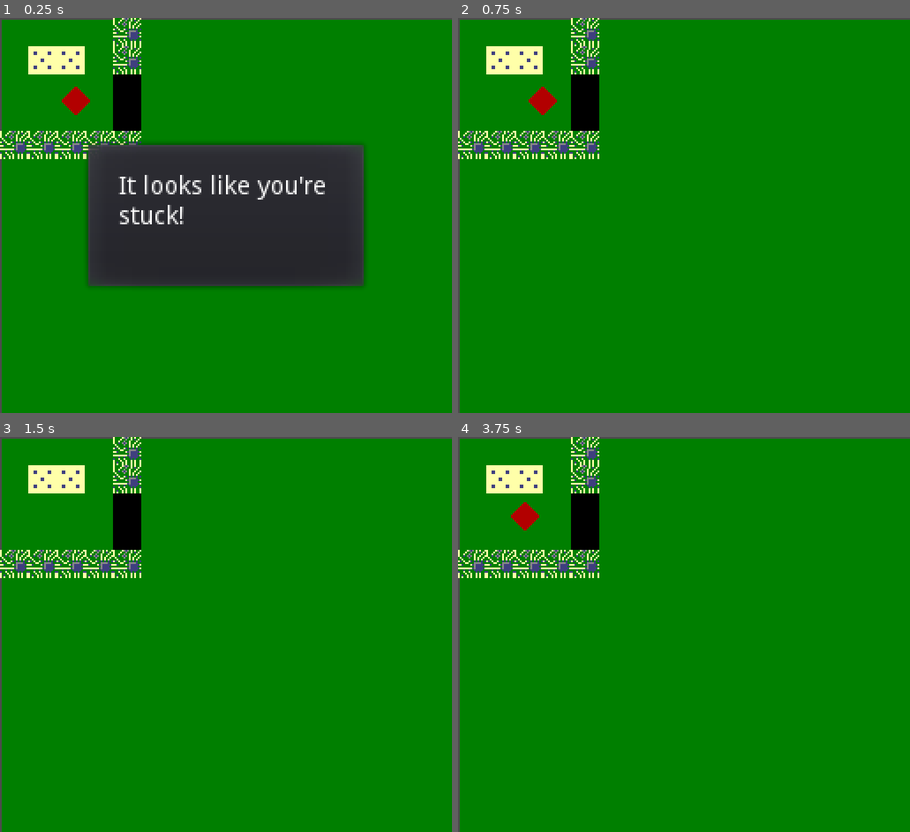
Above: before the commit, frames 1-4 (two rows, left to right).
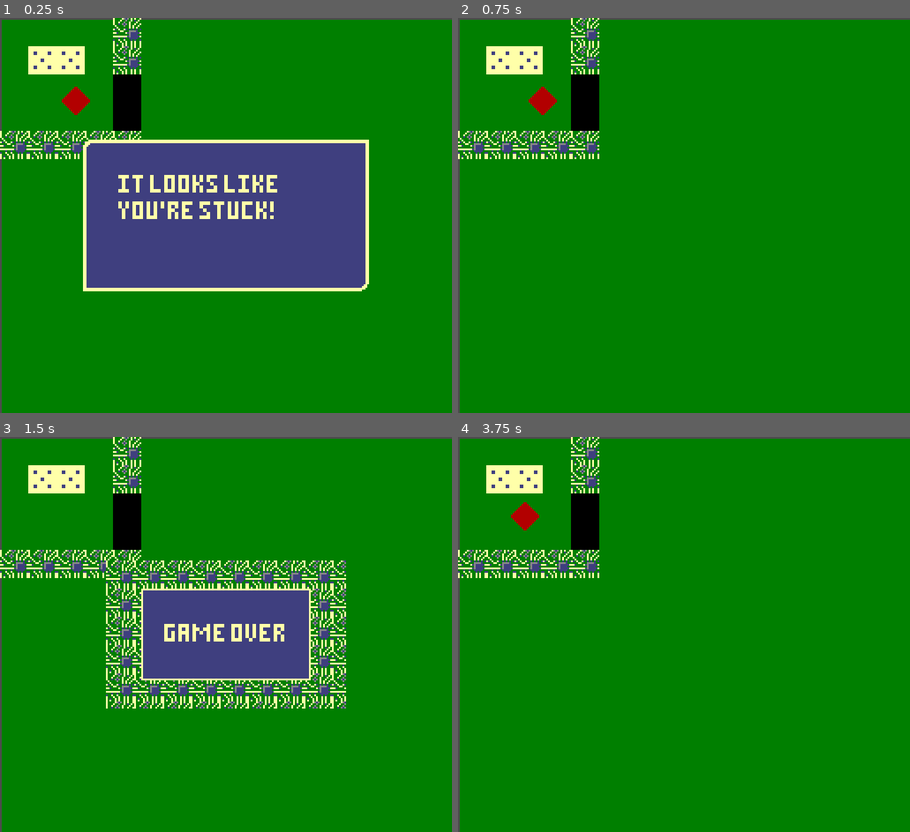
Above: after the commit, the same moments.

Repository: jonathandavidlewis/pair-programming-jam-00
Game: Godot game, scene res://src/Level001.tscn
Same seed, same stepped clock (60 frames per second), same inputs: the game is played once before the commit and once after it. This scene is started directly instead of the project's main scene. Sound files missing from this copy of the repository are replaced by a short silence.
Inputs:
- Up to frame 1 (0.25 s): no input
- Up to frame 2 (0.75 s): tap Enter (ui_accept) at 0.5 s; hold Right (ui_right) from 0.53 s (still down)
- Up to frame 3 (1.5 s): tap Enter (ui_accept) at 0.77 s; release Right (ui_right) at 1.28 s; hold Down (ui_down) from 1.28 s (still down)
- Up to frame 4 (3.75 s): tap Enter (ui_accept) at 1.52, 2, 3.02, 3.5 s; release Down (ui_down) at 2.03 s; hold Right (ui_right) 2.03-2.78 s; hold Up (ui_up) 2.78-3.53 s; hold Left (ui_left) from 3.53 s (still down)

The runs differ from the first frame. In frame 1, 24% of the frame differs, in the area x 18-82%, y 30-70%; in frame 2, nothing differs; in frame 3, 14%; in frame 4, nothing differs.

Commit message:
add game over popup, move tres files to assets

Diff:
--- /dev/null
+++ b/project/asset/Minimal3x5Font.tres
@@ -0,0 +1,6 @@
+[gd_resource type="DynamicFont" load_steps=2 format=2]
+
+[ext_resource path="res://asset/Minimal3x5.ttf" type="DynamicFontData" id=1]
+
+[resource]
+font_data = ExtResource( 1 )
--- /dev/null
+++ b/project/asset/ui-theme.tres
@@ -0,0 +1,28 @@
+[gd_resource type="Theme" load_steps=4 format=2]
+
+[ext_resource path="res://asset/Minimal3x5Font.tres" type="DynamicFont" id=1]
+
+[sub_resource type="StyleBoxFlat" id=2]
+bg_color = Color( 0.25098, 0.25098, 0.501961, 1 )
+border_width_left = 1
+border_width_top = 1
+border_width_right = 1
+border_width_bottom = 1
+border_color = Color( 1, 1, 0.666667, 1 )
+
+[sub_resource type="StyleBoxFlat" id=1]
+bg_color = Color( 0.25098, 0.25098, 0.501961, 1 )
+border_width_left = 2
+border_width_top = 2
+border_width_right = 2
+border_width_bottom = 2
+border_color = Color( 1, 1, 0.666667, 1 )
+corner_radius_top_left = 6
+corner_radius_bottom_right = 6
+anti_aliasing = false
+
+[resource]
+default_font = ExtResource( 1 )
+Fonts/fonts/normal = ExtResource( 1 )
+Panel/styles/panel = SubResource( 2 )
+PopupDialog/styles/panel = SubResource( 1 )
--- a/project/src/DialogManager.gd
+++ b/project/src/DialogManager.gd
@@ -1,5 +1,6 @@
 extends Node
 
+onready var GAME_OVER = $GameOver
 onready var DIALOG_POPUP = $PopupDialog
 onready var DIALOG_CONTAINER = DIALOG_POPUP.get_node("DialogContainer")
 onready var DIALOG_LIST_NODE = DIALOG_POPUP.get_node("Dialog")
@@ -11,6 +12,7 @@
 
 func _ready():
 	Signals.connect("all_goals_completed", self, "_on_all_goals_completed")
+	Signals.connect("player_died", self, "_on_player_died")
 	open_dialog("ItLooksLikeUrStuck")
 
 func _input(event):
@@ -24,6 +26,9 @@
 
 func _on_popup_hidden():
 	close_dialog()
+
+func _on_player_died():
+	GAME_OVER.show()
 
 func open_dialog(name = "LevelComplete", on_close_signal = ""):
 	on_close_signal_name = on_close_signal
--- a/project/src/DialogManager.tscn
+++ b/project/src/DialogManager.tscn
@@ -1,7 +1,9 @@
-[gd_scene load_steps=4 format=2]
+[gd_scene load_steps=6 format=2]
 
 [ext_resource path="res://src/GameDialog.tscn" type="PackedScene" id=1]
 [ext_resource path="res://src/DialogManager.gd" type="Script" id=2]
+[ext_resource path="res://asset/ui-theme.tres" type="Theme" id=3]
+[ext_resource path="res://src/GameOver.tscn" type="PackedScene" id=4]
 
 [sub_resource type="GDScript" id=3]
 script/source = "extends Node
@@ -37,9 +39,11 @@
 margin_bottom = 43.0
 rect_pivot_offset = Vector2( 70, 35 )
 rect_clip_content = true
+theme = ExtResource( 3 )
 
 [node name="Dialog" type="Control" parent="PopupDialog"]
 visible = false
+theme = ExtResource( 3 )
 script = SubResource( 3 )
 
 [node name="LevelComplete" parent="PopupDialog/Dialog" instance=ExtResource( 1 )]
@@ -49,6 +53,11 @@
 
 [node name="DialogContainer" parent="PopupDialog" instance=ExtResource( 1 )]
 margin_bottom = 51.0
+theme = ExtResource( 3 )
+custom_colors/font_color = Color( 1, 1, 0.666667, 1 )
 text = "This is placeholder text."
 
+[node name="GameOver" parent="." instance=ExtResource( 4 )]
+visible = false
+
 [connection signal="popup_hide" from="PopupDialog" to="." method="_on_popup_hidden"]
--- /dev/null
+++ b/project/src/GameOver.tscn
@@ -0,0 +1,53 @@
+[gd_scene load_steps=3 format=2]
+
+[ext_resource path="res://asset/ui-theme.tres" type="Theme" id=1]
+[ext_resource path="res://asset/wall-texture.png" type="Texture" id=2]
+
+[node name="GameOver" type="Control"]
+anchor_right = 1.0
+anchor_bottom = 1.0
+theme = ExtResource( 1 )
+
+[node name="MarginContainer2" type="MarginContainer" parent="."]
+anchor_left = 0.5
+anchor_top = 0.5
+anchor_right = 0.5
+anchor_bottom = 0.5
+margin_left = -68.0
+margin_top = -42.0
+margin_right = 68.0
+margin_bottom = 42.0
+
+[node name="TextureRect" type="TextureRect" parent="MarginContainer2"]
+margin_right = 136.0
+margin_bottom = 84.0
+texture = ExtResource( 2 )
+expand = true
+stretch_mode = 2
+
+[node name="MarginContainer" type="MarginContainer" parent="."]
+anchor_left = 0.5
+anchor_top = 0.5
+anchor_right = 0.5
+anchor_bottom = 0.5
+margin_left = -48.0
+margin_top = -26.0
+margin_right = 48.0
+margin_bottom = 26.0
+
+[node name="Panel" type="Panel" parent="MarginContainer"]
+margin_right = 96.0
+margin_bottom = 52.0
+theme = ExtResource( 1 )
+
+[node name="Label" type="Label" parent="MarginContainer/Panel"]
+anchor_left = 0.5
+anchor_top = 0.5
+anchor_right = 0.5
+anchor_bottom = 0.5
+margin_left = -35.0
+margin_top = -6.0
+margin_right = 35.0
+margin_bottom = 6.0
+custom_colors/font_color = Color( 1, 1, 0.666667, 1 )
+text = "Game Over"
--- a/project/src/Level.tscn
+++ b/project/src/Level.tscn
@@ -1,7 +1,7 @@
 [gd_scene load_steps=12 format=2]
 
 [ext_resource path="res://src/PlayerChar.tscn" type="PackedScene" id=1]
-[ext_resource path="res://src/ProtypeTileSet.tres" type="TileSet" id=2]
+[ext_resource path="res://asset/ProtypeTileSet.tres" type="TileSet" id=2]
 [ext_resource path="res://src/GoalManager.tscn" type="PackedScene" id=3]
 [ext_resource path="res://asset/hole.png" type="Texture" id=4]
 [ext_resource path="res://src/GoalArea.tscn" type="PackedScene" id=5]
--- a/project/src/PlayerChar.gd
+++ b/project/src/PlayerChar.gd
@@ -127,5 +127,6 @@
 	DEATH_SOUND.play()
 	self.can_move = false
 	self.visible = false
+	Signals.emit_signal("player_died")
 	yield(get_tree().create_timer(0.62), "timeout")
 	Signals.emit_signal("level_failed")
--- a/project/src/PrototypeGame.tscn
+++ b/project/src/PrototypeGame.tscn
@@ -3,7 +3,7 @@
 [ext_resource path="res://src/PlayerChar.tscn" type="PackedScene" id=1]
 [ext_resource path="res://src/Node2DDie.tscn" type="PackedScene" id=2]
 [ext_resource path="res://src/GoalManager.tscn" type="PackedScene" id=3]
-[ext_resource path="res://src/ProtypeTileSet.tres" type="TileSet" id=4]
+[ext_resource path="res://asset/ProtypeTileSet.tres" type="TileSet" id=4]
 [ext_resource path="res://src/GoalArea.tscn" type="PackedScene" id=5]
 [ext_resource path="res://src/DialogManager.gd" type="Script" id=6]
 [ext_resource path="res://src/GameDialog.tscn" type="PackedScene" id=8]
--- a/project/src/Signals.gd
+++ b/project/src/Signals.gd
@@ -3,5 +3,6 @@
 signal goal_completed(goal_slug)
 signal all_goals_completed()
 signal level_completed(level_slug)
+signal player_died()
 signal level_failed()
 signal button_pressed(button_name)
Binary file added: project/asset/Minimal3x5.ttf
Renamed: project/src/ProtypeTileSet.tres -> project/asset/ProtypeTileSet.tres
